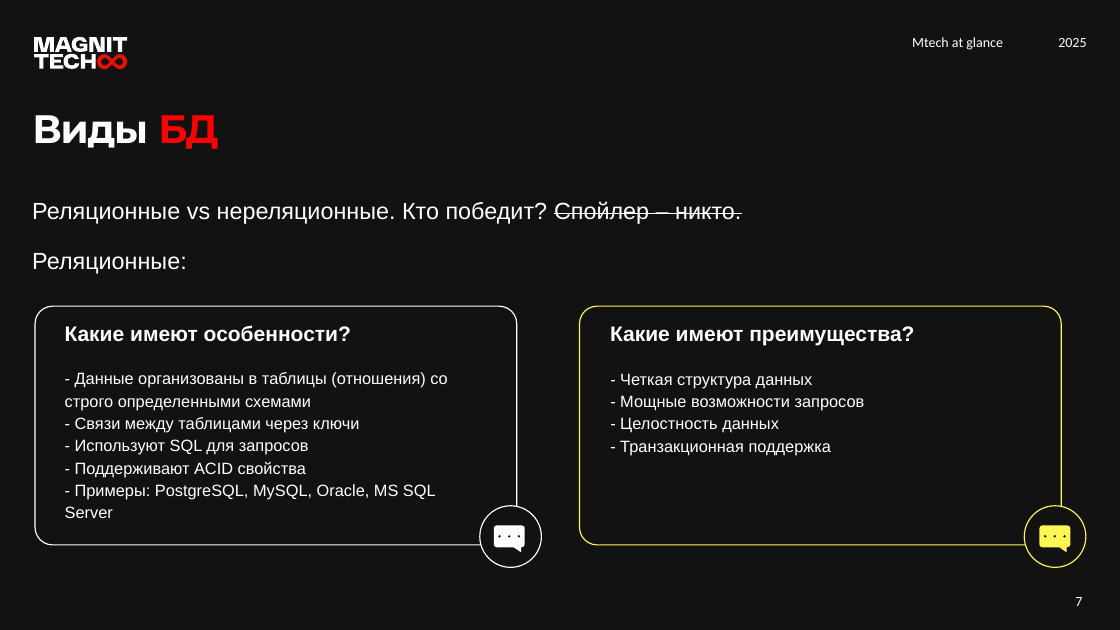
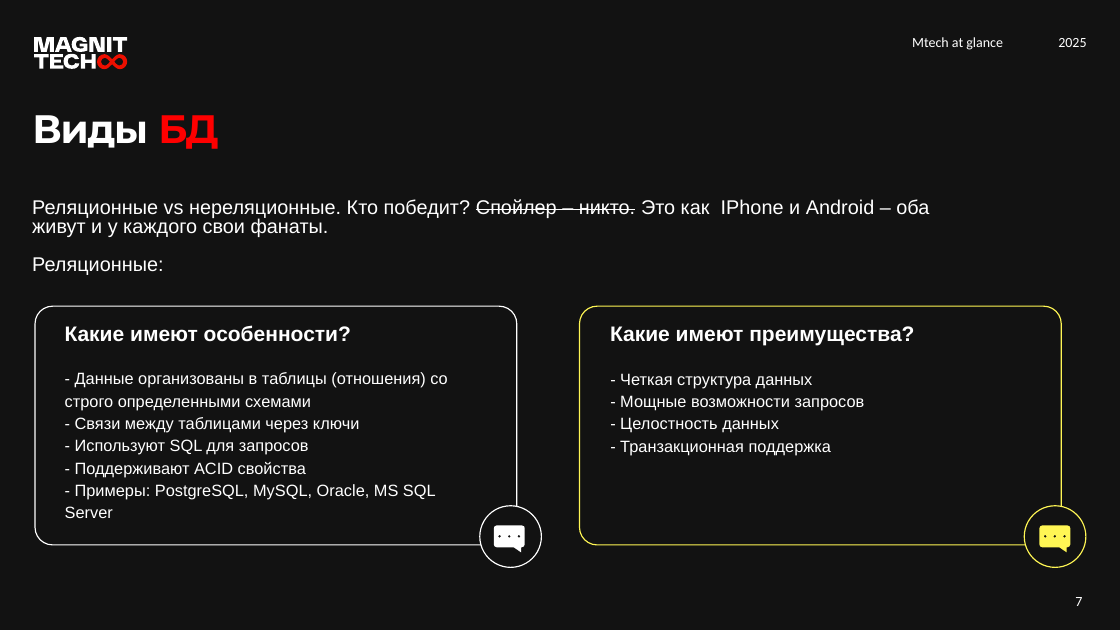
Before and after one commit to sql-for-students-2025/sql_course, a slide deck: slide 7 of lesson1/Занятие 1.pptx. Drawn at 1120x630 pixels with LibreOffice and Linux fonts; fonts in the diff are those of the drawing. Boxes give left, top, right and bottom in pixels: in the first picture for what was removed or moved away, otherwise in the second. Text is boxed around its words. In the diff, an @@ line names an element or a change of style, - is before the commit and + after.

```diff
--- a/lesson1/Занятие 1.pptx
+++ b/lesson1/Занятие 1.pptx
@@ text at bbox=[32, 199, 929, 237]: text changed; size 20 to 17 pt @@
-Реляционные vs нереляционные. Кто победит? Спойлер – никто.
+Реляционные vs нереляционные. Кто победит? Спойлер – никто. Это как IPhone и Android – оба живут и у каждого свои фанаты.
@@ text at bbox=[32, 257, 163, 275]: size 20 to 17 pt in "Реляционные:"; line spacing 0.9 to 0.8 @@
```
Also in this commit, not shown: 3 other slides changed, 4 other files.
